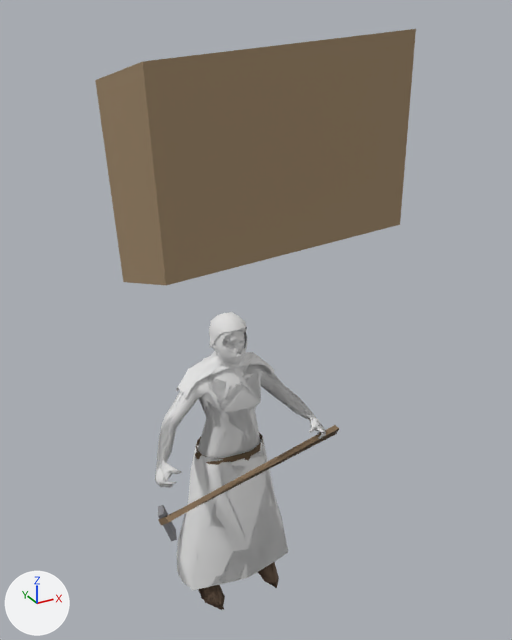
What one commit did to the glTF model game/assets/modelle/figuren/probe/passant_probe_frau.glb.
The view is the same before and after, from a 50 mm camera at (-1.4, -2.86, 2.96) aimed at (0.08, -0.18, 1.62). The axes (+X, +Y, +Z) are drawn at lower left. The lights are the same throughout. The older version comes first. Vertices at exactly the same position are counted once.

Objects in the first picture: 'Fern_gebende', 'Fern_haube', 'Last', 'Nah_gebende', 'Nah_haube', 'Werkzeug'.
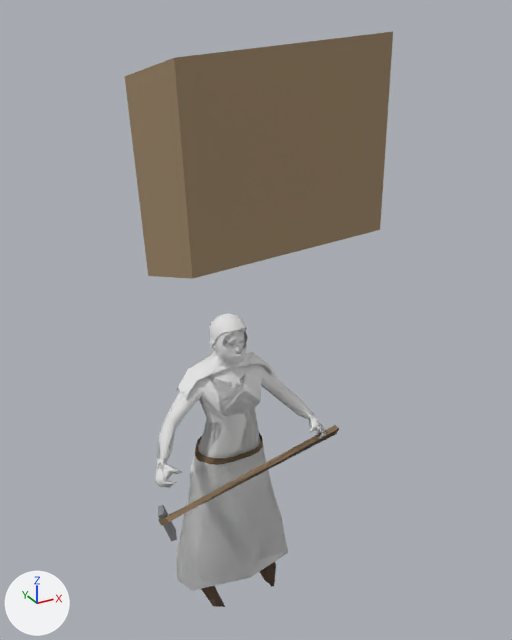
Location of each change, [x1, y1, x2, y2] in pixels of the pictures (512 x 640 px; the box of a moved part takes in the faces that stretch with it):
'Last', reshaped (16% narrower): before [95, 29, 416, 285]; after [125, 32, 393, 279]
'Fern_haube', reshaped (7% shorter): before [155, 312, 326, 610]; after [156, 315, 326, 591]
'Fern_gebende', reshaped: before [159, 318, 325, 604]; after [156, 314, 310, 487]
part 1 of me_fern_gebende, rebuilt (not visible afterwards): before [198, 585, 225, 604]
part 2 of me_fern_gebende, moved or reshaped: before [159, 321, 322, 591]; after [157, 314, 310, 487]
part 3 of me_fern_haube, rebuilt: before [262, 562, 279, 582]; after [260, 562, 276, 587]
part 4 of me_fern_haube, rebuilt (not visible afterwards): before [205, 585, 225, 610]
part 5 of me_fern_haube, moved or reshaped: before [155, 312, 326, 582]; after [157, 315, 326, 591]
part 7 of me_nah_gebende, rebuilt: before [271, 563, 276, 588]; after [261, 564, 276, 587]
part 8 of me_nah_gebende, rebuilt (8% narrower, 24% shorter): before [201, 586, 224, 610]; after [201, 587, 222, 605]
part 9 of me_nah_gebende, moved or reshaped: before [204, 343, 296, 418]; after [155, 333, 311, 478]
part 10 of me_nah_gebende, moved or reshaped (not visible afterwards): before [191, 456, 266, 555]

Patch to the scene script:
```diff
--- a/game/assets/modelle/figuren/probe/passant_probe_frau.glb.py
+++ b/game/assets/modelle/figuren/probe/passant_probe_frau.glb.py
@@ me_fern_gebende @@
-me_fern_gebende.from_pydata(...)  # 349 vertices, 557 faces; spans x -0.48..0.47, y -0.27..0.16, z -0.01..1.61
+me_fern_gebende.from_pydata(...)  # 361 vertices, 560 faces; spans x -0.48..0.47, y -0.27..0.16, z -0.01..1.61
+# me_fern_gebende part 1: the loose piece of 10 vertices spanning x -0.24..-0.12, y -0.25..0.03, z -0.01..0.15 is rebuilt with 6 vertices and now spans x -0.23..-0.13, y -0.24..0.03, z -0.01..0.09
+# me_fern_gebende part 2: 10 vertices moved from x -0.24..0.44, y -0.26..0.13, z 0.12..1.45 to x -0.34..0.44, y -0.26..0.1, z 0.12..1.45; 179 vertices removed from x -0.48..0.47, y -0.27..0.12, z 0.12..1.6; 202 vertices added at x -0.48..0.47, y -0.27..0.12, z 0.06..1.6
+# other edits to the shape of me_fern_gebende do not show in these pictures
 me_fern_gebende.materials.append(mat_figur)
@@ me_fern_haube @@
-me_fern_haube.from_pydata(...)  # 340 vertices, 557 faces; spans x -0.48..0.47, y -0.27..0.16, z -0.01..1.62
+me_fern_haube.from_pydata(...)  # 340 vertices, 560 faces; spans x -0.48..0.47, y -0.27..0.16, z -0.01..1.63
+# me_fern_haube part 3: the loose piece of 13 vertices spanning x 0.12..0.24, y -0.26..0.03, z -0.01..0.15 is rebuilt with 7 vertices and now spans x 0.13..0.24, y -0.24..0.03, z -0.01..0.08
+# me_fern_haube part 4: the loose piece of 11 vertices spanning x -0.24..-0.12, y -0.25..0.03, z -0.01..0.15 is rebuilt with 6 vertices and now spans x -0.23..-0.13, y -0.24..0.03, z -0.01..0.09
+# me_fern_haube part 5: 19 vertices moved from x -0.46..0.41, y -0.27..0.13, z 0.12..1.59 to x -0.45..0.41, y -0.27..0.1, z 0.12..1.59; 179 vertices removed from x -0.48..0.47, y -0.27..0.12, z 0.12..1.62; 190 vertices added at x -0.48..0.47, y -0.26..0.12, z 0.06..1.63
 me_fern_haube.materials.append(mat_figur)
@@ me_last_001 @@
-me_last_001.from_pydata(...)  # 8 vertices, 12 faces; spans x -0.623..0.613, y -0.596..-0.205, z 1.937..2.894
+me_last_001.from_pydata(...)  # 8 vertices, 12 faces; spans x -0.515..0.505, y -0.595..-0.206, z 1.945..2.886
+# me_last_001 part 6
+for i in [*range(0, 4)]: me_last_001.vertices[i].co += Vector((-0.108, 0.0, -0.008))
+for i in [*range(4, 8)]: me_last_001.vertices[i].co += Vector((0.108, 0.0, 0.008))
 me_last_001.materials.append(mat_figur)
@@ me_nah_gebende @@
-me_nah_gebende.from_pydata(...)  # 1774 vertices, 2898 faces; spans x -0.48..0.48, y -0.28..0.15, z -0.01..1.61
+me_nah_gebende.from_pydata(...)  # 1797 vertices, 2900 faces; spans x -0.48..0.48, y -0.28..0.15, z -0.01..1.61
+# me_nah_gebende part 7: the loose piece of 9 vertices spanning x 0.1..0.22, y -0.26..0.03, z -0.01..0.16 is rebuilt with 5 vertices and now spans x 0.13..0.24, y -0.24..0.03, z -0.01..0.06
+# me_nah_gebende part 8: the loose piece of 6 vertices spanning x -0.25..-0.12, y -0.26..0.03, z -0.01..0.16 is rebuilt with 6 vertices and now spans x -0.23..-0.13, y -0.24..0.03, z -0.01..0.09
+# me_nah_gebende part 9: 8 vertices moved from x -0.07..0.05, y -0.13..-0.01, z 1.37..1.51 to x -0.07..0.06, y -0.13..-0.02, z 1.35..1.51; 70 vertices removed from x -0.47..0.42, y -0.18..0.07, z 0.91..1.54; 93 vertices added at x -0.47..0.44, y -0.2..0.07, z 0.9..1.55
+# me_nah_gebende part 10: 1 vertex removed from x -0.14, y -0.16, z 0.75; 2 vertices added at x -0.14..-0.11, y -0.18..-0.14, z 0.66..0.82
+# other edits to the shape of me_nah_gebende do not show in these pictures
 me_nah_gebende.materials.append(mat_figur)
```
